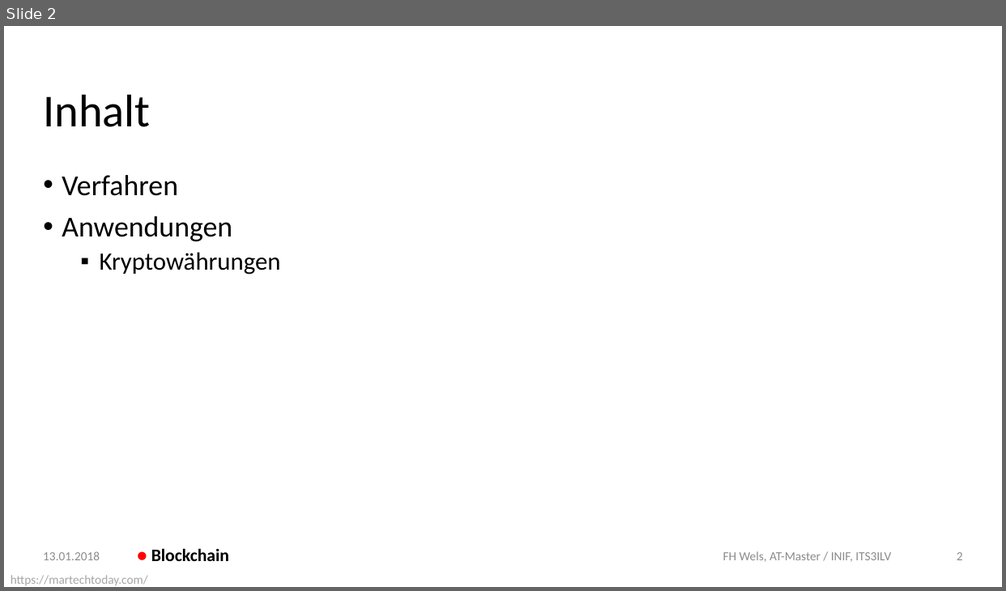
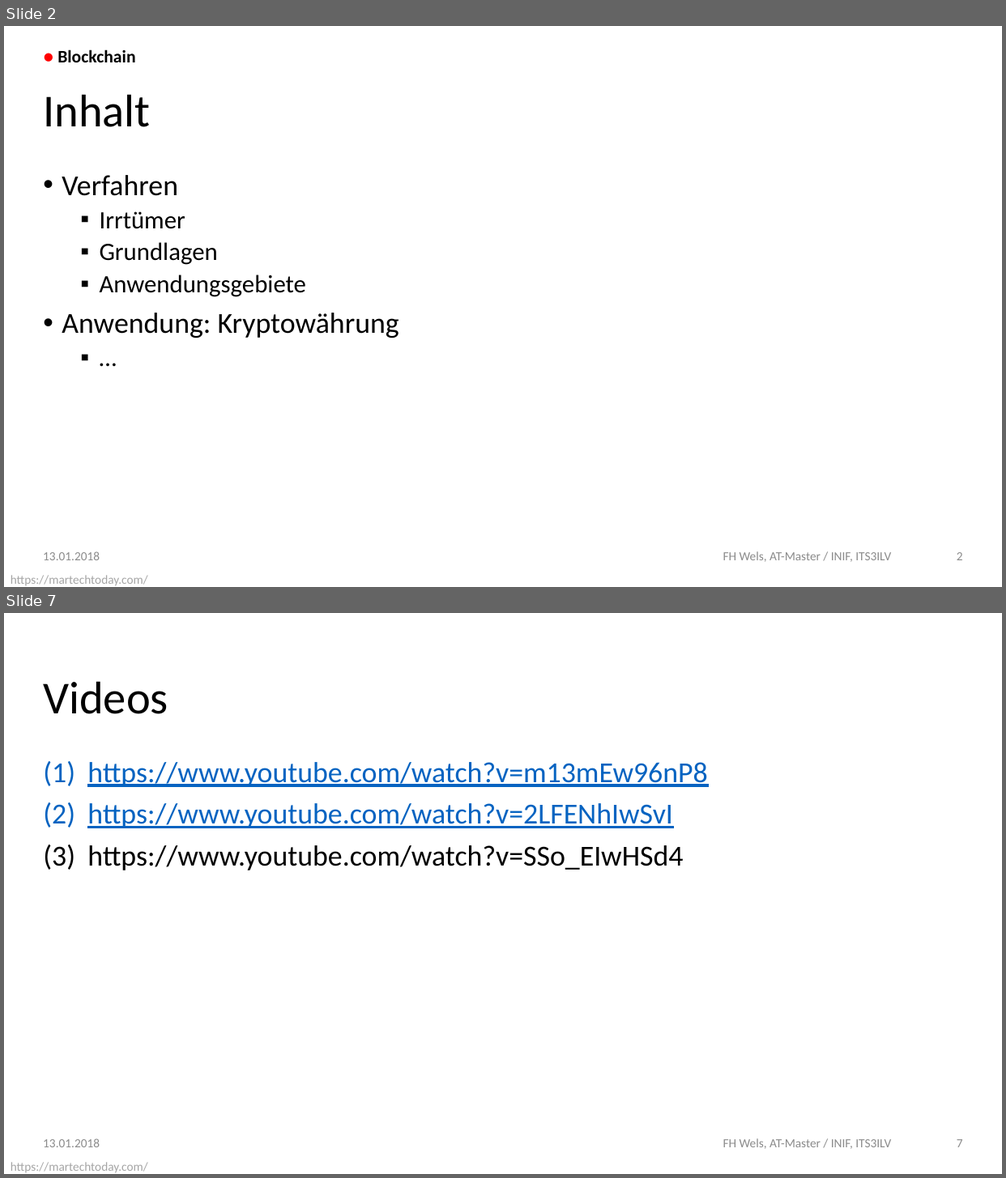
Before and after one commit to DoSchoe/ITS, a slide deck: Präsentation/Blockchain – Technologie.pptx. Shown one above the other, each under a label of ours: slide 2 before the commit, slides 2 and 7 after it; the slides between them are not shown. The pictures are 1006x591 and 1006x1178 pixels, drawn with LibreOffice and Linux fonts; fonts in the diff are those of the drawing; background and template pictures are left out. Boxes give left, top, right and bottom in pixels: in the first picture for what was removed or moved away, otherwise in the second. Text is boxed around its words. In the diff, an @@ line names an element or a change of style, - is before the commit and + after.

```diff
--- a/Präsentation/Blockchain – Technologie.pptx
+++ b/Präsentation/Blockchain – Technologie.pptx
@@ slide 7 added at (4, 613, 1002, 1174), background picture (left out); not listed: 1 template element that a slide beside it also shows @@
@@ title added at (43, 681, 168, 714), 41.6 pt, text #000000 @@
+Videos
@@ text added at (87, 762, 708, 871), 26.5 pt, text #0563C1, underline @@
+(1) https://www.youtube.com/watch?v=m13mEw96nP8
+(2) https://www.youtube.com/watch?v=2LFENhIwSvI
+(3) https://www.youtube.com/watch?v=SSo_EIwHSd4
@@ text added at (43, 1139, 100, 1148), 11.3 pt, text #8C8C8C @@
+13.01.2018
@@ text added at (723, 1139, 891, 1149), 11.3 pt, text #8C8C8C @@
+FH Wels, AT-Master / INIF, ITS3ILV
@@ page number added at (957, 1139, 963, 1148), 11.3 pt, text #8C8C8C @@
+7
@@ slide 2 changed as well @@
@@ text "● Blockchain": place and size @@
-text "● Blockchain" at (151, 548, 229, 561)
+text "● Blockchain" at (57, 49, 135, 62)
@@ text at (62, 211, 399, 338): text changed @@
-• Anwendungen
-  ▪ Kryptowährungen
+  ▪ Irrtümer
+  ▪ Grundlagen
+  ▪ Anwendungsgebiete
+• Anwendung: Kryptowährung
+  ▪ …
```
Also in this commit, not shown: 1 other slide changed, 4 other slides added, 3 other files.
